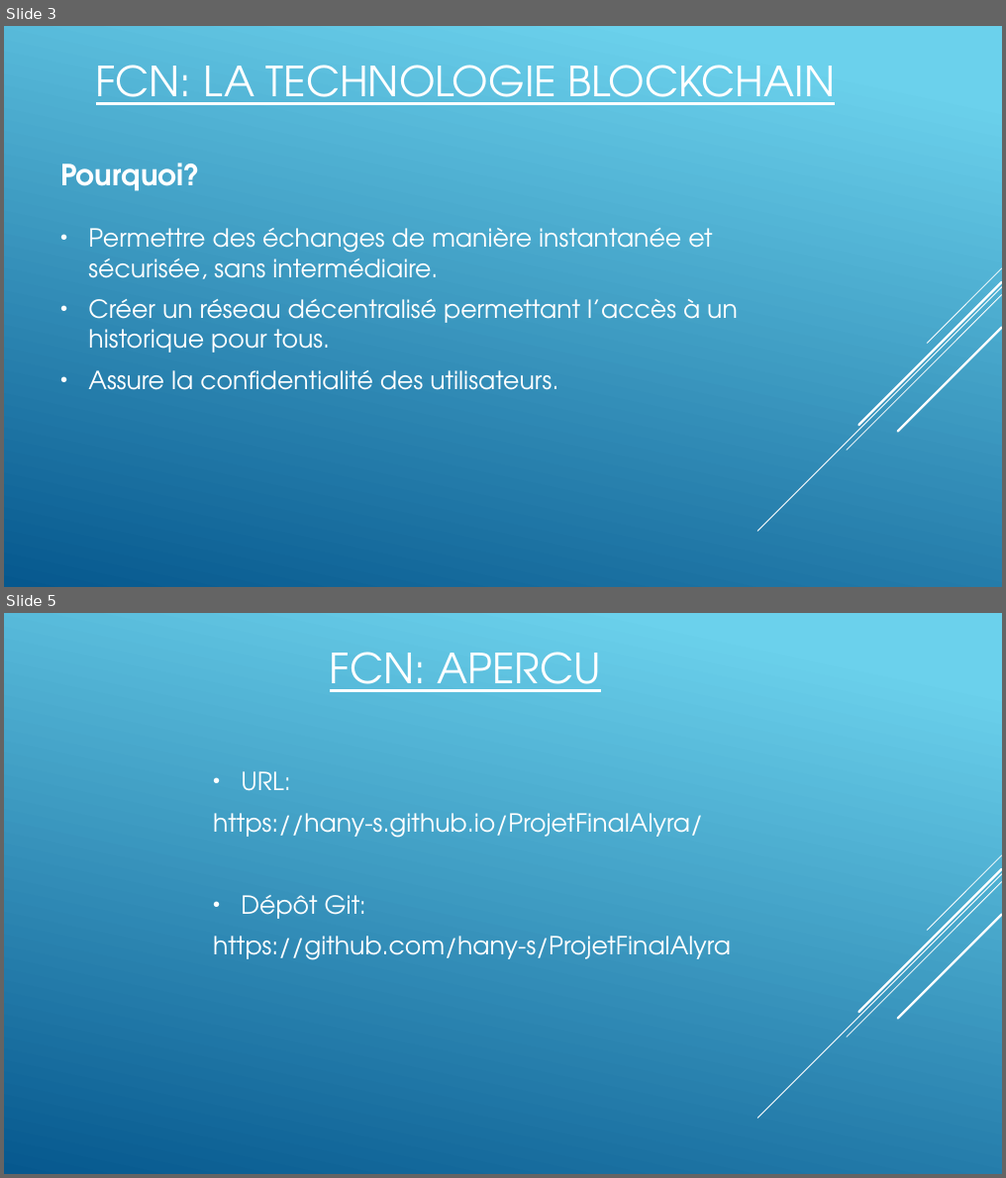
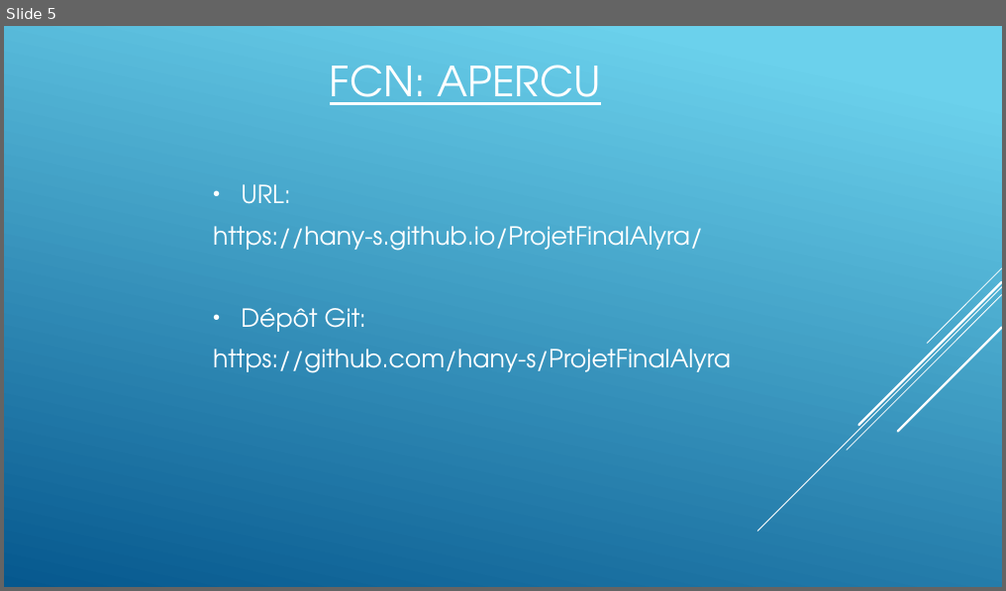
Before and after one commit to Louvivien/ProjetFinalAlyra, a slide deck: présentation/PROJET DE FIN D’ETUDE ALYRA - Hany Salah.pptx. Shown one above the other, each under a label of ours: slides 3 and 5 before the commit, slide 5 after it; the slides between them are not shown. The pictures are 1006x1178 and 1006x591 pixels, drawn with LibreOffice and Linux fonts; fonts in the diff are those of the drawing. Boxes give left, top, right and bottom in pixels: in the first picture for what was removed or moved away, otherwise in the second. Text is boxed around its words. In the diff, an @@ line names an element or a change of style, - is before the commit and + after.

```diff
--- a/présentation/PROJET DE FIN D’ETUDE ALYRA - Hany Salah.pptx
+++ b/présentation/PROJET DE FIN D’ETUDE ALYRA - Hany Salah.pptx
@@ slide 3 removed at (4,26,1002,587), background gradient #6ED2EB to #06588E; not listed: 5 template elements that a slide beside it also shows @@
@@ title removed at (96,65,836,105) @@
-FCN: LA TECHNOLOGIE BLOCKCHAIN
@@ text removed at (60,163,200,191) @@
-Pourquoi?
@@ text removed at (88,228,738,390) @@
-• Permettre des échanges de manière instantanée et sécurisée, sans intermédiaire.
-• Créer un réseau décentralisé permettant l’accès à un historique pour tous.
-• Assure la confidentialité des utilisateurs.
```
Also in this commit, not shown: 1 slide changed, 3 slides added, 2 other slides removed, 12 other files.
